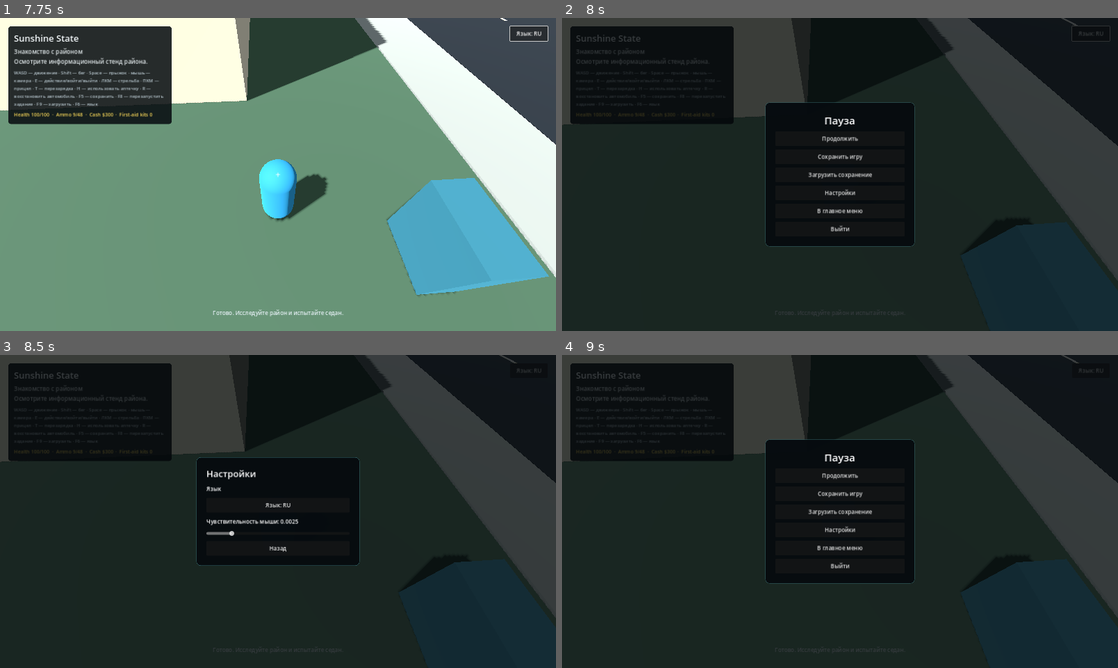
Above: before the commit, frames 1-4 (two rows, left to right).
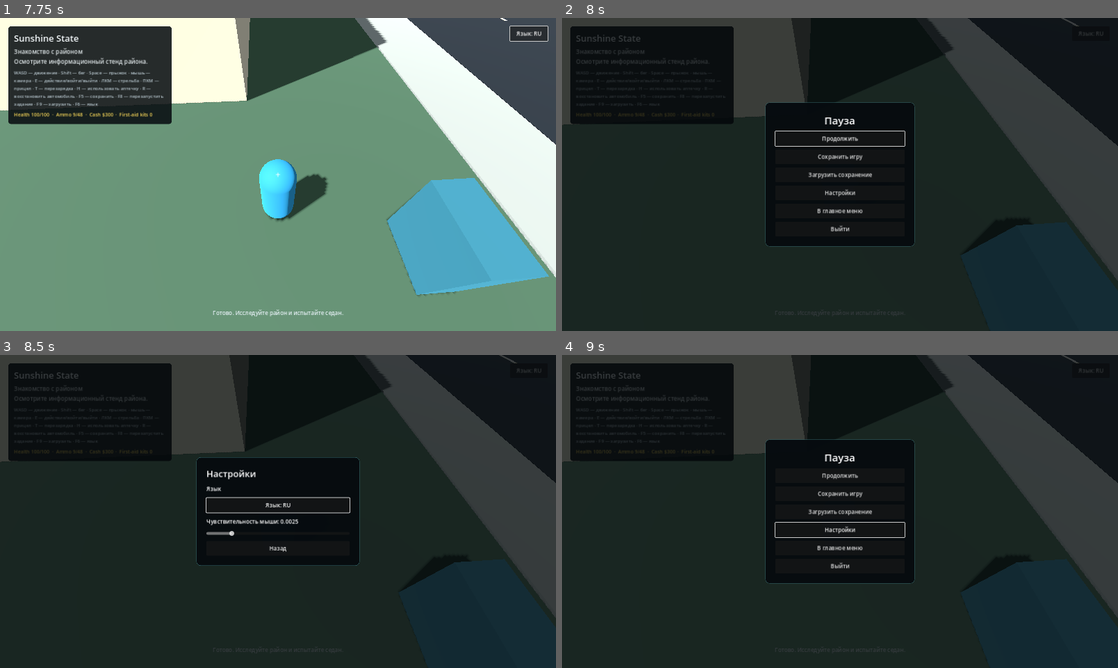
Above: after the commit, the same moments.

Repository: KenlikDev/sunshine-state
Game: Godot game, scene res://scenes/ui/main_menu.tscn
The game is run twice, just before and just after one commit, with the same random seed, the same clock (stepped at 60 frames per second) and the same inputs.
Inputs (mouse positions are in pixels of both pictures, inside the frame that each line leads up to):
- Up to frame 1 (7.75 s): click "Settings" at 0.5 s; click "Back" at 1.25 s; click "New Game" at 2 s; click "Language: EN" at 2.75 s; click "Язык: RU" at 3.5 s; move the mouse to (305, 174) at 4.27 s; hold Right mouse button (aim_weapon) 4.28-5.03 s; hold W (move_forward) from 4.28 s (still down); move the mouse to (250, 174) at 5.02 s; click (250, 174) at 5.1 s; move the mouse to (289, 168) at 5.77 s; tap E (interact) at 5.85 s; move the mouse to (272, 180) at 6.52 s; tap Shift (sprint) at 6.6 s; move the mouse to (316, 177) at 7.27 s; hold F6 (toggle_language) from 7.28 s (still down)
- Up to frame 2 (8 s): keep holding W (move_forward); keep holding F6 (toggle_language); tap Escape (ui_cancel) at 7.9 s
- Up to frame 3 (8.5 s): release W (move_forward) at 8 s; release F6 (toggle_language) at 8 s; click "Настройки" at 8 s
- Up to frame 4 (9 s): click "Назад" at 8.75 s

Frame 1 is identical in both runs. In frame 2, 0.2% of the frame differs, in the area x 38-99%, y 2-42%; in frame 3, 0.2%, in the area x 37-63%, y 45-51%; in frame 4, 0.1%.

Commit message:
ux: focus pause and settings controls after navigation changes

Diff:
--- a/scripts/ui/pause_menu.gd
+++ b/scripts/ui/pause_menu.gd
@@ -200,6 +200,7 @@
 	get_tree().paused = true
 	if DisplayServer.get_name() != "headless":
 		Input.mouse_mode = Input.MOUSE_MODE_VISIBLE
+	_resume_button.grab_focus()
 
 
 func resume_game() -> void:
@@ -233,6 +234,10 @@
 	var show_settings: bool = not _settings_center.visible
 	_settings_center.visible = show_settings
 	_pause_center.visible = not show_settings
+	if show_settings:
+		_language_button.grab_focus()
+	else:
+		_settings_button.grab_focus()
 
 
 func _toggle_locale() -> void:
